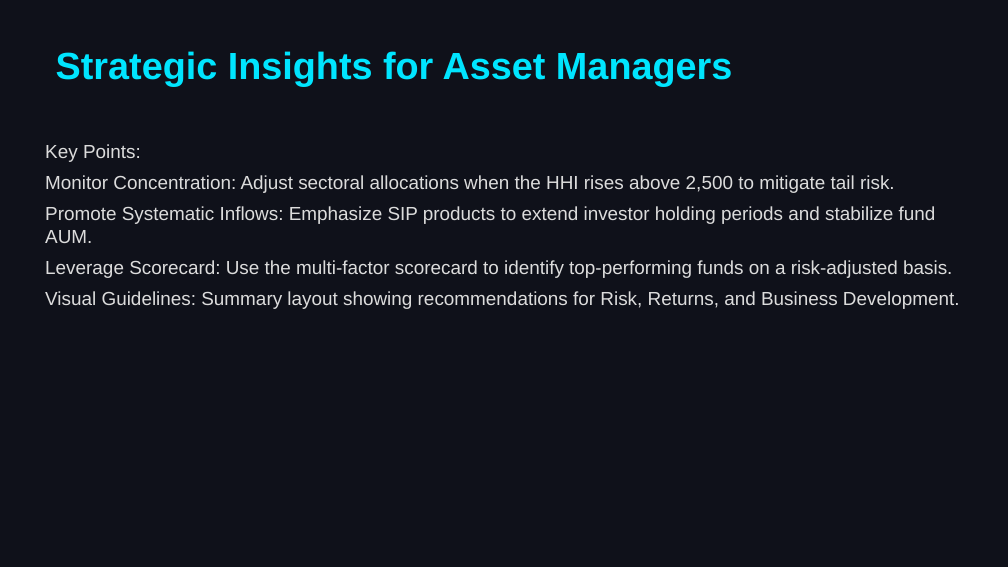
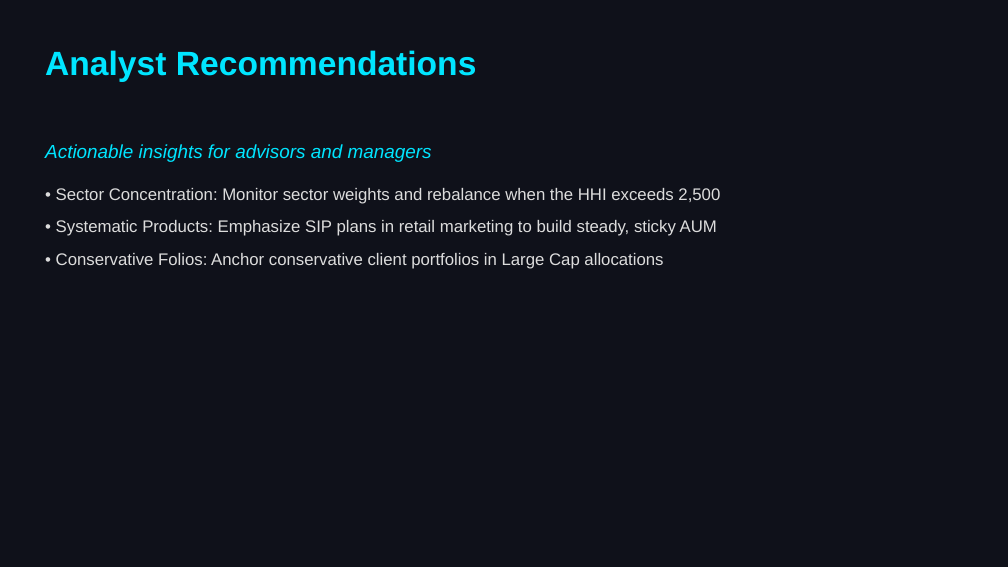
Before and after one commit to DHILEEPB/bluestock_mf_capstone, a slide deck: slide 12 of reports/Presentation.pptx. Drawn at 1008x567 pixels with LibreOffice and Linux fonts; fonts in the diff are those of the drawing. Boxes give left, top, right and bottom in pixels: in the first picture for what was removed or moved away, otherwise in the second. Text is boxed around its words. In the diff, an @@ line names an element or a change of style, - is before the commit and + after.

```diff
--- a/reports/Presentation.pptx
+++ b/reports/Presentation.pptx
@@ text at (x1=45, y1=50, x2=477, y2=82): text changed; size 36 to 32 pt @@
-Strategic Insights for Asset Managers
+Analyst Recommendations
@@ text at (x1=45, y1=144, x2=720, y2=269): text changed; size 18 to 16 pt @@
-Key Points:
-Monitor Concentration: Adjust sectoral allocations when the HHI rises above 2,500 to mitigate tail risk.
-Promote Systematic Inflows: Emphasize SIP products to extend investor holding periods and stabilize fund AUM.
-Leverage Scorecard: Use the multi-factor scorecard to identify top-performing funds on a risk-adjusted basis.
-Visual Guidelines: Summary layout showing recommendations for Risk, Returns, and Business Development.
+Actionable insights for advisors and managers
+• Sector Concentration: Monitor sector weights and rebalance when the HHI exceeds 2,500
+• Systematic Products: Emphasize SIP plans in retail marketing to build steady, sticky AUM
+• Conservative Folios: Anchor conservative client portfolios in Large Cap allocations
```
Also in this commit, not shown: 8 other slides changed, 3 slides added, 4 slides removed, 1 other file.
